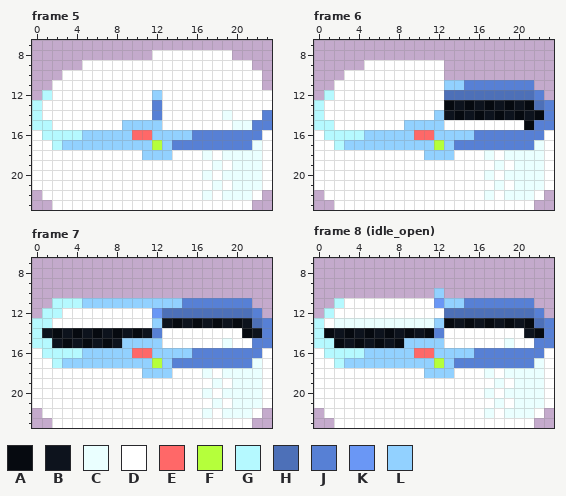
File history of a pixel-art file, Assets/Resources/aseprite/coffre.aseprite. This is how it looked before the edit.
24x24 pixels, 10 frames. Shown: frame 5: x 0..23, y 7..23; frame 6: x 0..23, y 7..23; frame 7: x 0..23, y 7..23; frame 8 (idle_open): x 0..23, y 7..23. The commit also changed other frames, which this record leaves out.
Visible layers, top first: "Flattened" colour dodge, "coffre/main", "coffre/R", "coffre/L", "coffre/bg".
Palette (. is transparent): A #060a10  B #0d131d  C #eaffff  D #ffffff  E #ff6868  F #b5ff3b  G #b5f9ff  H #4d70b8  J #5780d5  K #6a97f5  L #92d1ff
Pixels before, frame 5, first column x 0:
 8 ............DDDDDDDD....
 9 .....DDDDDDDDDDDDDDDDD..
10 ...DDDDDDDDDDDDDDDDDDDD.
11 ..DDDDDDDDDDDDDDDDDDDDD.
12 .GDDDDDDDDDDLDDDDDDDDDDD
13 GDDDDDDDDDDDJDDDDDDDDDDD
14 GDDDDDDDDDDDJDDDDDDCDDDJ
15 GGDDDDDDDLLLLDDDDDDDCCJJ
16 DGGGGLLLLLEELLLLJJJJJJJD
17 DDGLLLLLLLLLFLJJJJJJJJCD
18 DDDDDDDDDDDLLLDDDCDCCCCD
19 DDDDDDDDDDDDDDDDDDCDCCCD
20 DDDDDDDDDDDDDDDDDCDCCCCD
21 DDDDDDDDDDDDDDDDDDCDCCCD
22 .DDDDDDDDDDDDDDDDCDCCCD.
23 ..DDDDDDDDDDDDDDDDDDDD..
Pixels before, frame 6, first column x 0:
 9 .....DDDDDDDD...........
10 ...DDDDDDDDDD...........
11 ..DDDDDDDDDDDLLJJJJJJJ..
12 .GDDDDDDDDDDDHHHHHHHHHJ.
13 GDDDDDDDDDDDDABABABABAHJ
14 GDDDDDDDDDDDLBABABABABAJ
15 GGDDDDDDDLLLLDDDDDDDDAJJ
16 DGGGGLLLLLEELLLLJJJJJJJD
17 DDGLLLLLLLLLFLJJJJJJJJCD
18 DDDDDDDDDDDLLLDDDCDCCCCD
19 DDDDDDDDDDDDDDDDDDCDCCCD
20 DDDDDDDDDDDDDDDDDCDCCCCD
21 DDDDDDDDDDDDDDDDDDCDCCCD
22 .DDDDDDDDDDDDDDDDCDCCCD.
23 ..DDDDDDDDDDDDDDDDDDDD..
Pixels before, frame 7, first column x 0:
11 ..GGGLLLLLLLLLLJJJJJJJ..
12 .GGDDDDDDDDDKHHHHHHHHHJ.
13 GGDDDDDDDDDDLBABABABABHJ
14 GBABABABABABJDDDDDDDDABJ
15 GGBABABABLLLLDDDDDDCDDJJ
16 DGGGGLLLLLEELLLLJJJJJJJD
17 DDGLLLLLLLLLFLJJJJJJJJCD
18 DDDDDDDDDDDLLLDDDCDCCCCD
19 DDDDDDDDDDDDDDDDDDCDCCCD
20 DDDDDDDDDDDDDDDDDCDCCCCD
21 DDDDDDDDDDDDDDDDDDCDCCCD
22 .DDDDDDDDDDDDDDDDCDCCCD.
23 ..DDDDDDDDDDDDDDDDDDDD..
Pixels before, frame 8 (idle_open), first column x 0:
10 ............L...........
11 ..GDDDDDDDDDKLLJJJJJJJ..
12 .GDDDDDDDDDDDHHHHHHHHHJ.
13 GDCCCCCCCCCCLABABABABAHJ
14 GABABABABABAJDDDDDDDDBAJ
15 GGABABABALLLLDDDDDDCDDJJ
16 DGGGGLLLLLEELLLLJJJJJJJD
17 DDGLLLLLLLLLFLJJJJJJJJCD
18 DDDDDDDDDDDLLLDDDCDCCCCD
19 DDDDDDDDDDDDDDDDDDCDCCCD
20 DDDDDDDDDDDDDDDDDCDCCCCD
21 DDDDDDDDDDDDDDDDDDCDCCCD
22 .DDDDDDDDDDDDDDDDCDCCCD.
23 ..DDDDDDDDDDDDDDDDDDDD..
New version:
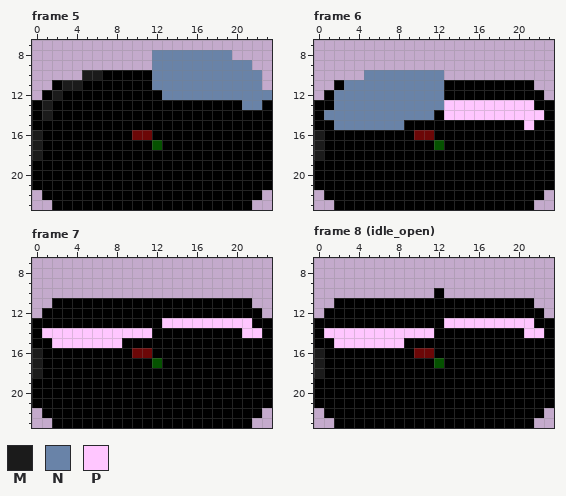
Colours new in this view: M #1b1b1b  N #6983a8  P #ffc6ff
The edit:
layer "em" now shown
layer "Flattened #2" added
colour D: #ffffff -> #000000
colour E: #ff6868 -> #6c0707
colour F: #b5ff3b -> #055200
Changed rows in their new state; - is a pixel that keeps its letter.
Frame 5, layers "em", "Flattened":
first column x 0:
 8 ------------NNNNNNNN----
 9 -----.......NNNNNNNNNN--
10 ---..MM-----NNNNNNNNNNN-
11 ---MM-------NNNNNNNNNNN-
12 -DM---------DNNNNNNNNNNN
13 DM----------D--------NN-
14 DM----------D------D---D
15 DD-------DDDD-------DDDD
16 MDDDDDDDDD--DDDDDDDDDDD-
17 M-DDDDDDDDDD-DDDDDDDDDD-
18 M----------DDD---D-DDDD-
19 ------------------D-DDD-
20 -----------------D-DDDD-
21 ------------------D-DDD-
22 -----------------D-DDD--
Frame 6, layers "Flattened #2", "em", "Flattened":
first column x 0:
 9 -----........-----------
10 ---..NNNNNNNN-----------
11 ---NNNNNNNNNNDDDDDDDDD--
12 -DNNNNNNNNNNNDDDDDDDDDD-
13 D-NNNNNNNNNNNPPPPPPPPPDD
14 DNNNNNNNNNNNDPPPPPPPPPPD
15 DDNNNNNNNDDDD--------PDD
16 MDDDDDDDDD--DDDDDDDDDDD-
17 M-DDDDDDDDDD-DDDDDDDDDD-
18 M----------DDD---D-DDDD-
19 ------------------D-DDD-
20 -----------------D-DDDD-
21 ------------------D-DDD-
22 -----------------D-DDD--
Frame 7, layers "Flattened #2", "em":
first column x 0:
11 --DDDDDDDDDDDDDDDDDDDD--
12 -DD---------DDDDDDDDDDD-
13 DD----------DPPPPPPPPPDD
14 DPPPPPPPPPPPD--------PPD
15 DDPPPPPPPDDDD------D--DD
16 MDDDDDDDDD--DDDDDDDDDDD-
17 M-DDDDDDDDDD-DDDDDDDDDD-
18 M----------DDD---D-DDDD-
19 ------------------D-DDD-
20 -----------------D-DDDD-
21 ------------------D-DDD-
22 -----------------D-DDD--
Frame 8 (idle_open), layers "Flattened #2", "em":
first column x 0:
10 ------------D-----------
11 --D---------DDDDDDDDDD--
12 -D-----------DDDDDDDDDD-
13 D-DDDDDDDDDDDPPPPPPPPPDD
14 DPPPPPPPPPPPD--------PPD
15 DDPPPPPPPDDDD------D--DD
16 MDDDDDDDDD--DDDDDDDDDDD-
17 M-DDDDDDDDDD-DDDDDDDDDD-
18 M----------DDD---D-DDDD-
19 ------------------D-DDD-
20 -----------------D-DDDD-
21 ------------------D-DDD-
22 -----------------D-DDD--
Pixel boxes of the changes (left, top, right, bottom) in both pictures:
changed: (32, 50, 272, 210)
changed: (314, 60, 554, 210)
changed: (32, 298, 272, 428)
changed: (314, 288, 554, 428)
